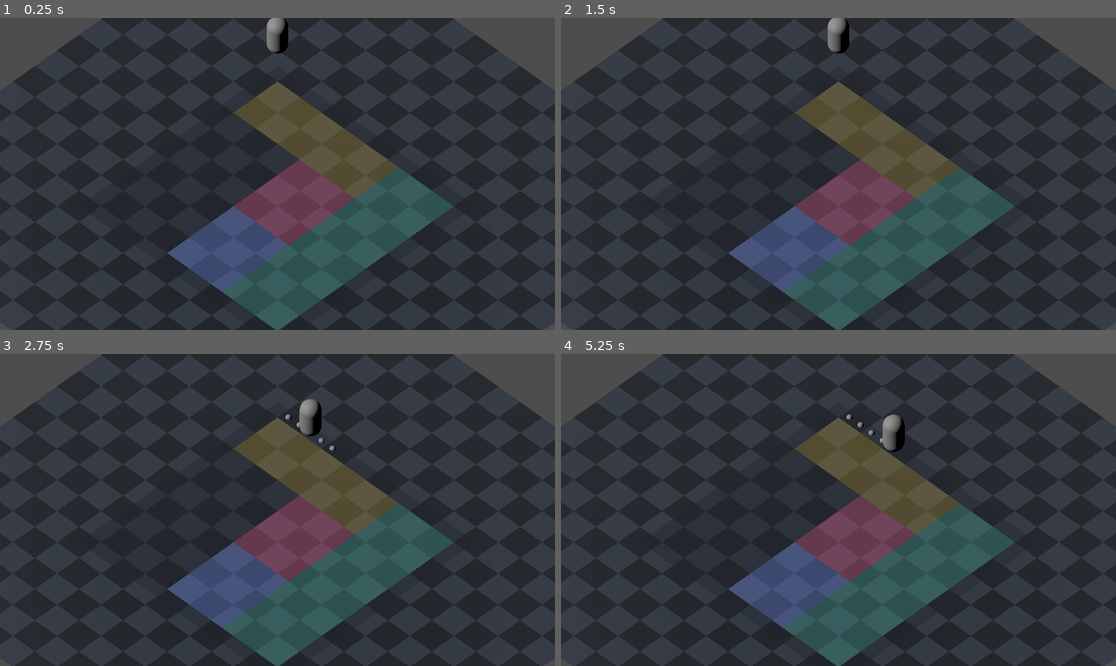
Above: before the commit, frames 1-4 (two rows, left to right).
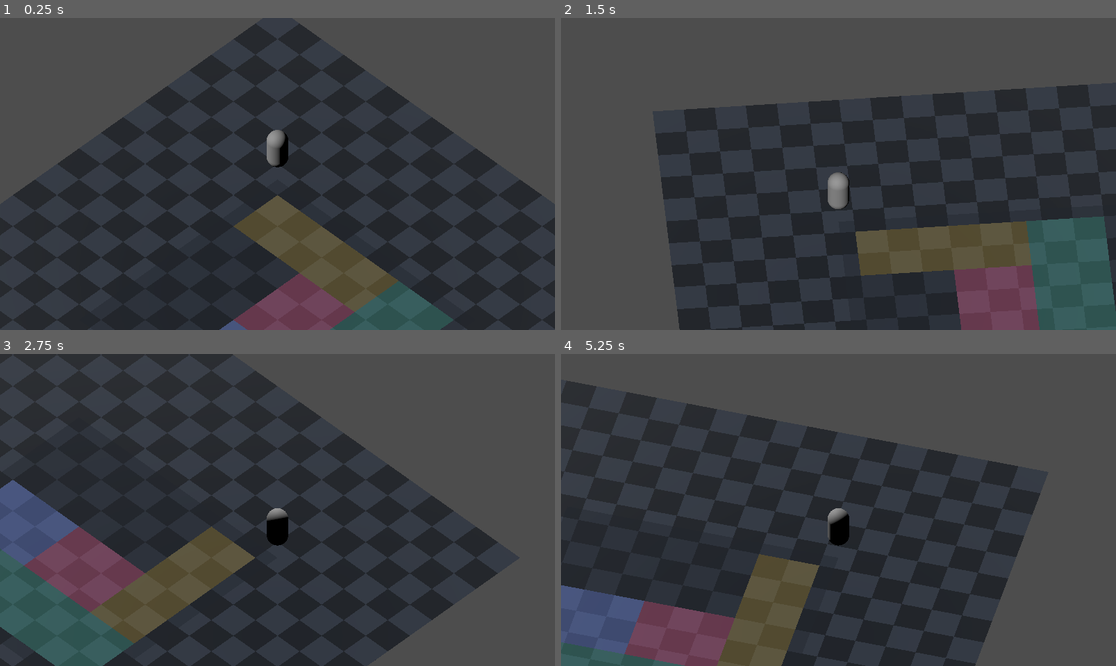
Above: after the commit, the same moments.

Repository: Combifightet/EiDS_game
Game: Godot game, scene res://scenes/main.tscn
Same seed, same stepped clock (60 frames per second), same inputs: the game is played once before the commit and once after it.
Inputs (mouse positions are in pixels of both pictures, inside the frame that each line leads up to):
- Up to frame 1 (0.25 s): no input
- Up to frame 2 (1.5 s): move the mouse to (960, 158) at 0.52 s; hold Q (rotate_camera_left, bound only after the commit) 0.53-1.28 s; tap E (rotate_camera_right, bound only after the commit) at 0.8, 1.35 s; move the mouse to (727, 189) at 1.27 s
- Up to frame 3 (2.75 s): tap Q (rotate_camera_left, bound only after the commit) at 1.55 s; tap Enter at 2 s; move the mouse to (333, 441) at 2.02 s; hold E (rotate_camera_right, bound only after the commit) from 2.03 s (still down); click (333, 441) at 2.1 s
- Up to frame 4 (5.25 s): move the mouse to (810, 572) at 2.77 s; release E (rotate_camera_right, bound only after the commit) at 2.78 s; tap Q (rotate_camera_left, bound only after the commit) at 2.85, 4.35 s; tap Space at 3.5, 5 s; move the mouse to (1005, 556) at 3.52 s; hold E (rotate_camera_right, bound only after the commit) 3.53-4.28 s; tap Enter at 4.25 s; move the mouse to (672, 463) at 4.27 s; move the mouse to (866, 510) at 5.02 s; hold E (rotate_camera_right, bound only after the commit) from 5.03 s (still down)

The runs differ from the first frame. In frame 1, 40% of the frame differs, in the area x 0-100%, y 0-100%; in frame 2, 48%; in frame 3, 46%; in frame 4, 47%.

Commit message:
feat: added smooth camera

Diff:
--- a/project.godot
+++ b/project.godot
@@ -23,3 +23,13 @@
 "events": [Object(InputEventMouseButton,"resource_local_to_scene":false,"resource_name":"","device":-1,"window_id":0,"a …(253 unchanged characters)…
 ]
 }
+rotate_camera_left={
+"deadzone": 0.2,
+"events": [Object(InputEventKey,"resource_local_to_scene":false,"resource_name":"","device":-1,"window_id":0,"alt_pressed":false,"shift_pressed":false,"ctrl_pressed":false,"meta_pressed":false,"pressed":false,"keycode":0,"physical_keycode":81,"key_label":0,"unicode":113,"location":0,"echo":false,"script":null)
+]
+}
+rotate_camera_right={
+"deadzone": 0.2,
+"events": [Object(InputEventKey,"resource_local_to_scene":false,"resource_name":"","device":-1,"window_id":0,"alt_pressed":false,"shift_pressed":false,"ctrl_pressed":false,"meta_pressed":false,"pressed":false,"keycode":0,"physical_keycode":69,"key_label":0,"unicode":101,"location":0,"echo":false,"script":null)
+]
+}
--- a/scenes/main.tscn
+++ b/scenes/main.tscn
@@ -1,9 +1,10 @@
-[gd_scene load_steps=7 format=3 uid="uid://c8r4kfj1lcsea"]
+[gd_scene load_steps=8 format=3 uid="uid://c8r4kfj1lcsea"]
 
 [ext_resource type="Script" uid="uid://dm8bpjnp7uu0a" path="res://scripts/main.gd" id="1_o5qli"]
 [ext_resource type="PackedScene" uid="uid://d06mw28lni1gd" path="res://scenes/mesh_generator.tscn" id="2_0wfyh"]
 [ext_resource type="PackedScene" uid="uid://3ifg7pybi4rq" path="res://scenes/player.tscn" id="3_sugp2"]
 [ext_resource type="Shader" uid="uid://bmgcai44pktxg" path="res://shaders/grid.gdshader" id="4_jyhfs"]
+[ext_resource type="Script" uid="uid://c1mxefw7jy6n8" path="res://scripts/camera.gd" id="5_tbgi4"]
 
 [sub_resource type="ShaderMaterial" id="ShaderMaterial_tbgi4"]
 render_priority = 0
@@ -16,10 +17,11 @@
 
 [node name="Main" type="Node3D" node_paths=PackedStringArray("player_node", "mesh_generator")]
 script = ExtResource("1_o5qli")
-player_node = NodePath("player")
+player_node = NodePath("Player")
 mesh_generator = NodePath("MeshGenerator")
 
-[node name="player" parent="." node_paths=PackedStringArray("path_markers_container") instance=ExtResource("3_sugp2")]
+[node name="Player" parent="." node_paths=PackedStringArray("path_markers_container") instance=ExtResource("3_sugp2")]
+unique_name_in_owner = true
 path_markers_container = NodePath("../Pathmarkers")
 
 [node name="DirectionalLight3D" type="DirectionalLight3D" parent="."]
@@ -27,14 +29,19 @@
 
 [node name="MeshGenerator" parent="." instance=ExtResource("2_0wfyh")]
 
-[node name="Camera3D" type="Camera3D" parent="."]
-transform = Transform3D(0.70710677, -0.49999997, 0.49999997, 0, 0.70710677, 0.70710677, -0.70710677, -0.49999997, 0.49999997, 2.5, 5, 2.5)
-projection = 1
-size = 10.0
-
 [node name="Pathmarkers" type="Node3D" parent="."]
 transform = Transform3D(1, 0, 0, 0, 1, 0, 0, 0, 1, 0, -0.5, 0)
 
 [node name="MeshInstance3D" type="MeshInstance3D" parent="."]
 transform = Transform3D(10, 0, 0, 0, 10, 0, 0, 0, 10, 0, -0.001, 0)
 mesh = SubResource("PlaneMesh_tefeu")
+
+[node name="CameraMount" type="Node3D" parent="."]
+transform = Transform3D(1.0000002, 0, 0, 0, 1.0000001, 0, 0, 0, 1.0000001, 0, 0, 0)
+script = ExtResource("5_tbgi4")
+
+[node name="Camera3D" type="Camera3D" parent="CameraMount"]
+transform = Transform3D(0.70710677, -0.49999997, 0.49999997, 0, 0.70710677, 0.70710677, -0.70710677, -0.49999997, 0.49999997, 2.5, 5, 2.5)
+doppler_tracking = 2
+projection = 1
+size = 10.0
--- a/scenes/player.tscn
+++ b/scenes/player.tscn
@@ -8,6 +8,8 @@
 
 [node name="player" type="CharacterBody3D"]
 script = ExtResource("1_3vyb7")
+camera_deadzone = 10.0
+camera_smoothing = 0.5
 
 [node name="CollisionShape3D" type="CollisionShape3D" parent="."]
 transform = Transform3D(0.7, 0, 0, 0, 0.7, 0, 0, 0, 0.7, 0, 0.7, 0)
--- /dev/null
+++ b/scripts/camera.gd
@@ -0,0 +1,38 @@
+extends Node3D
+
+@export var camera_deadzone: float = 1.0  # This variable is unused in your active code
+@export var camera_follow_speed: float = 5.0 # Higher = smoother camera
+@export var camera_rotation_duration: float = 0.3  # Duration of 90-degree rotation
+
+#@onready var camera: Camera3D = $Camera3D
+@onready var player: Node3D = %Player
+
+var _target_camera_rotation: float = 0.0
+var _is_rotating_camera: bool = false
+
+
+func _process(delta: float) -> void:
+	global_position = lerp(global_position, player.global_position, camera_follow_speed * delta)
+
+func _input(event: InputEvent) -> void:
+	if event.is_action_pressed("rotate_camera_left"):
+		rotate_camera(-90)
+	elif event.is_action_pressed("rotate_camera_right"):
+		rotate_camera(90)
+
+func rotate_camera(degrees: float) -> void:
+	print("rotate_camera: ", degrees)
+	if _is_rotating_camera:
+		return
+
+	_is_rotating_camera = true
+	_target_camera_rotation += deg_to_rad(degrees)
+
+	var tween = create_tween()
+
+	tween.tween_property(self, "rotation:y", _target_camera_rotation, camera_rotation_duration)
+
+	tween.set_trans(Tween.TRANS_SINE)
+	tween.set_ease(Tween.EASE_IN_OUT)
+
+	tween.finished.connect(func(): _is_rotating_camera = false)
--- a/scripts/player_movement.gd
+++ b/scripts/player_movement.gd
@@ -58,7 +58,7 @@
 
 				astar_graph.connect_points(from_id, to_id, false)
 
-func _process(_delta):
+func _process(delta: float):
 
 	if Input.is_action_just_pressed("LeftClick"):
 
@@ -128,6 +128,7 @@
 
 		move_to_next_cell()
 
+
 ## Calculates the intersection point of a ray with a horizontal plane
 ## Returns null if the ray is parallel to the plane or pointing away from it
 func _intersect_ray_with_plane(ray_origin: Vector3, ray_direction: Vector3, plane_y: float) -> Variant:
Not shown, added: scripts/camera.gd.uid
